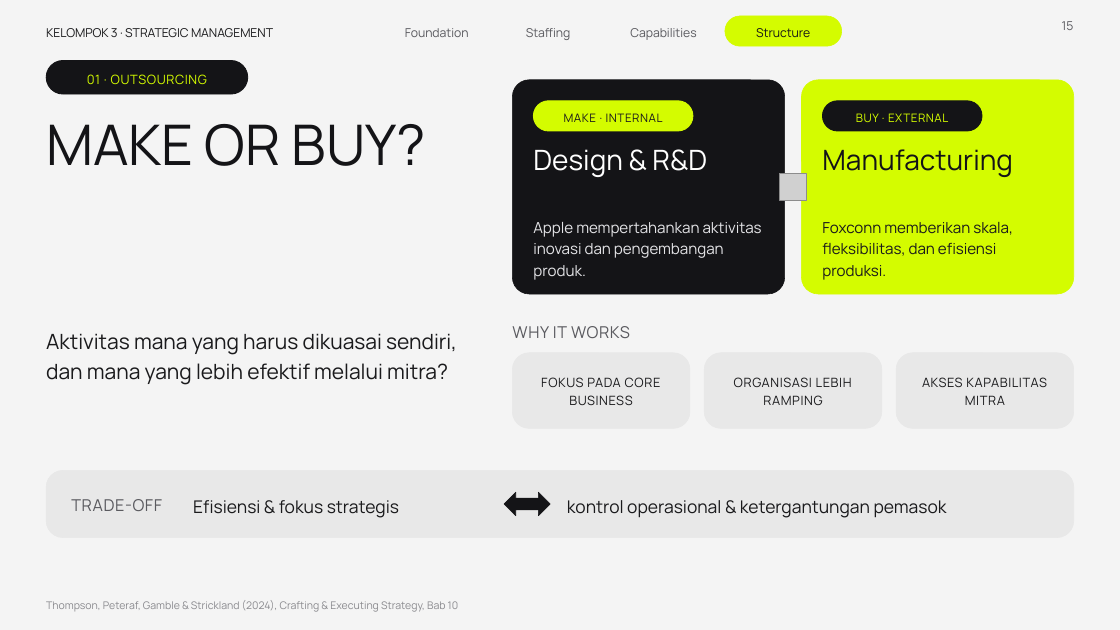
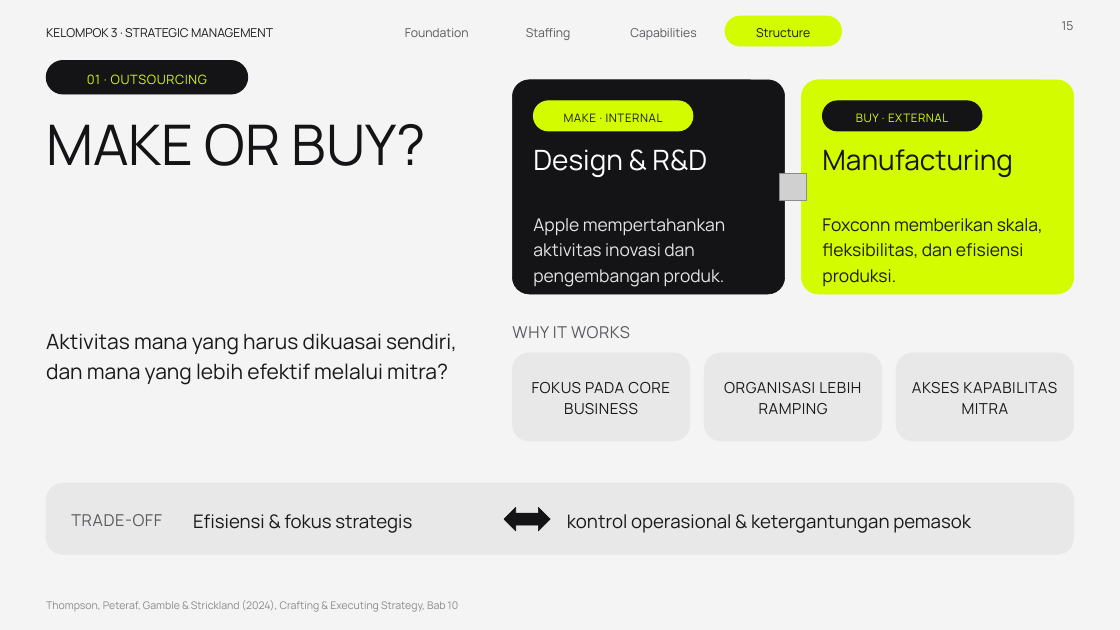
Before and after one commit to aslihabnuri/Dom-Manipulation, a slide deck: slide 15 of presentasi_ch10_kelompok3/SMJKT_Group 3_Aslih_Chapter 10 Strategy Execution.pptx. Drawn at 1120x630 pixels with LibreOffice and Linux fonts; fonts in the diff are those of the drawing; grey boxes stand for pictures. Boxes give left, top, right and bottom in pixels: in the first picture for what was removed or moved away, otherwise in the second. Text is boxed around its words. In the diff, an @@ line names an element or a change of style, - is before the commit and + after.

```diff
--- a/presentasi_ch10_kelompok3/SMJKT_Group 3_Aslih_Chapter 10 Strategy Execution.pptx
+++ b/presentasi_ch10_kelompok3/SMJKT_Group 3_Aslih_Chapter 10 Strategy Execution.pptx
@@ text "Apple mempertahankan aktivitas inovasi dan ..." at (533,218,725,287): size 13 to 15 pt @@
@@ text "Foxconn memberikan skala, fleksibilitas, dan ..." at (822,218,1043,286): size 13 to 15 pt @@
@@ rounded rectangle: place and size @@
-rounded rectangle at (513,353,690,429)
+rounded rectangle at (513,353,690,441)
@@ rounded rectangle: place and size @@
-rounded rectangle at (704,353,881,429)
+rounded rectangle at (704,353,881,441)
@@ rounded rectangle: place and size @@
-rounded rectangle at (897,353,1074,429)
+rounded rectangle at (897,353,1074,441)
@@ size 11 to 13 pt in 3 elements at (532,382,670,415), (724,382,861,414), (912,382,1057,414) @@
@@ proportions changed in 4 elements at (513,353,690,441), (704,353,881,441), (897,353,1074,441), (46,483,1074,555) @@
@@ rounded rectangle: place and size @@
-rounded rectangle at (46,471,1074,538)
+rounded rectangle at (46,483,1074,555)
@@ text "TRADE-OFF": place and size @@
-text "TRADE-OFF" at (71,499,162,511)
+text "TRADE-OFF" at (71,514,162,526)
@@ text "Efisiensi & fokus strategis" at (193,514,412,533): size 15 to 16 pt @@
@@ text "Efisiensi & fokus strategis": place and size @@
-text "Efisiensi & fokus strategis" at (193,500,399,518)
+text "Efisiensi & fokus strategis" at (193,514,412,533)
@@ left right arrow: place and size @@
-left right arrow at (504,492,550,516)
+left right arrow at (504,507,550,531)
@@ text "kontrol operasional & ketergantungan pemasok": place and size @@
-text "kontrol operasional & ketergantungan pemasok" at (567,500,947,518)
+text "kontrol operasional & ketergantungan pemasok" at (567,514,971,533)
@@ text "kontrol operasional & ketergantungan pemasok" at (567,514,971,533): size 15 to 16 pt @@
```
Also in this commit, not shown: 9 other slides changed, 1 other file.
